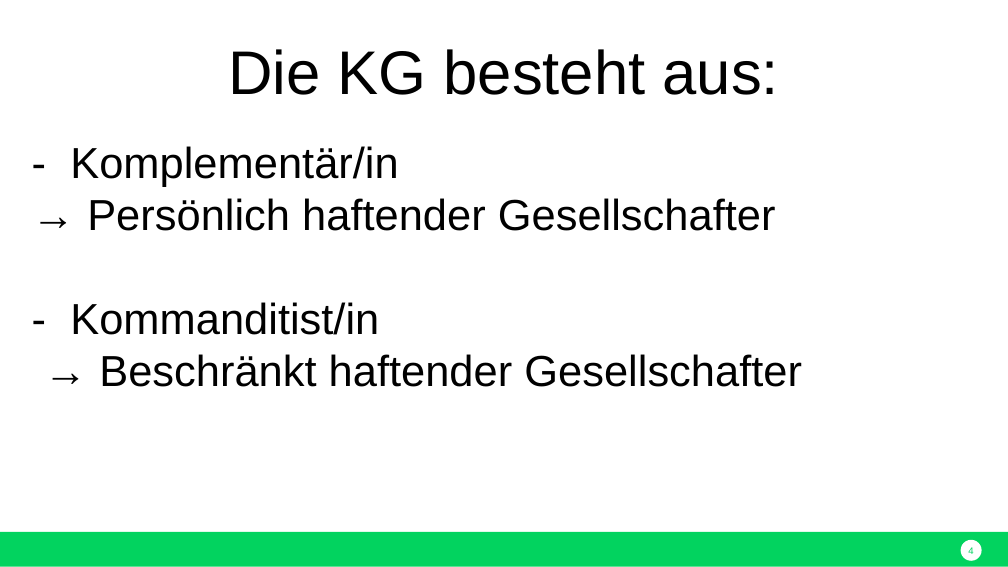
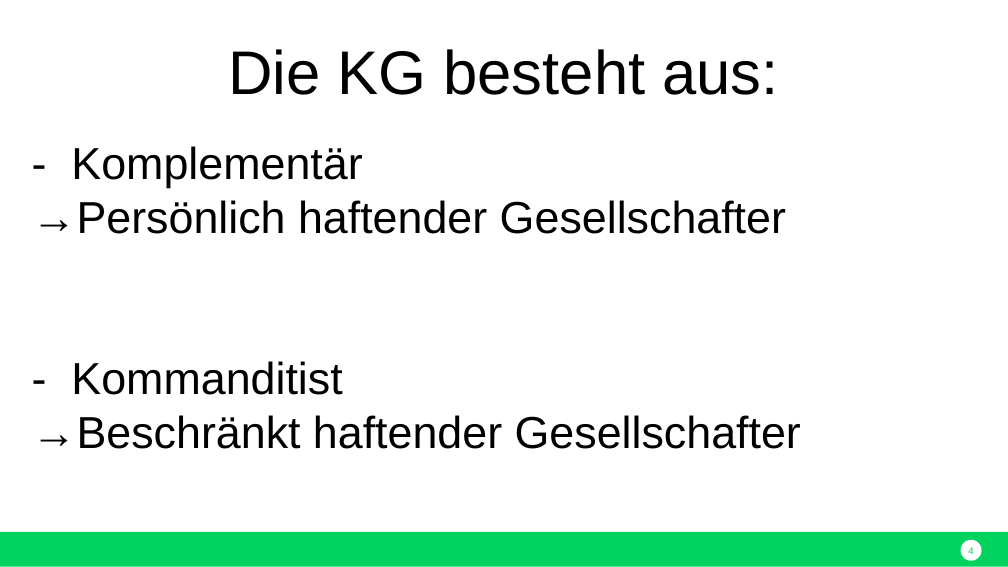
Before and after one commit to nodeg/exercises, a slide deck: slide 4 of Referat_BWP_KG_eugen.pptx. Drawn at 1008x567 pixels with LibreOffice and Linux fonts; fonts in the diff are those of the drawing. Boxes give left, top, right and bottom in pixels: in the first picture for what was removed or moved away, otherwise in the second. Text is boxed around its words. In the diff, an @@ line names an element or a change of style, - is before the commit and + after.

```diff
--- a/Referat_BWP_KG_eugen.pptx
+++ b/Referat_BWP_KG_eugen.pptx
@@ text at [32, 146, 801, 449]: text changed; size 31 to 32 pt @@
-- Komplementär/in
-→ Persönlich haftender Gesellschafter
-- Kommanditist/in
-→ Beschränkt haftender Gesellschafter
+- Komplementär
+→Persönlich haftender Gesellschafter
+- Kommanditist
+→Beschränkt haftender Gesellschafter
```
Also in this commit, not shown: 3 other slides changed.
